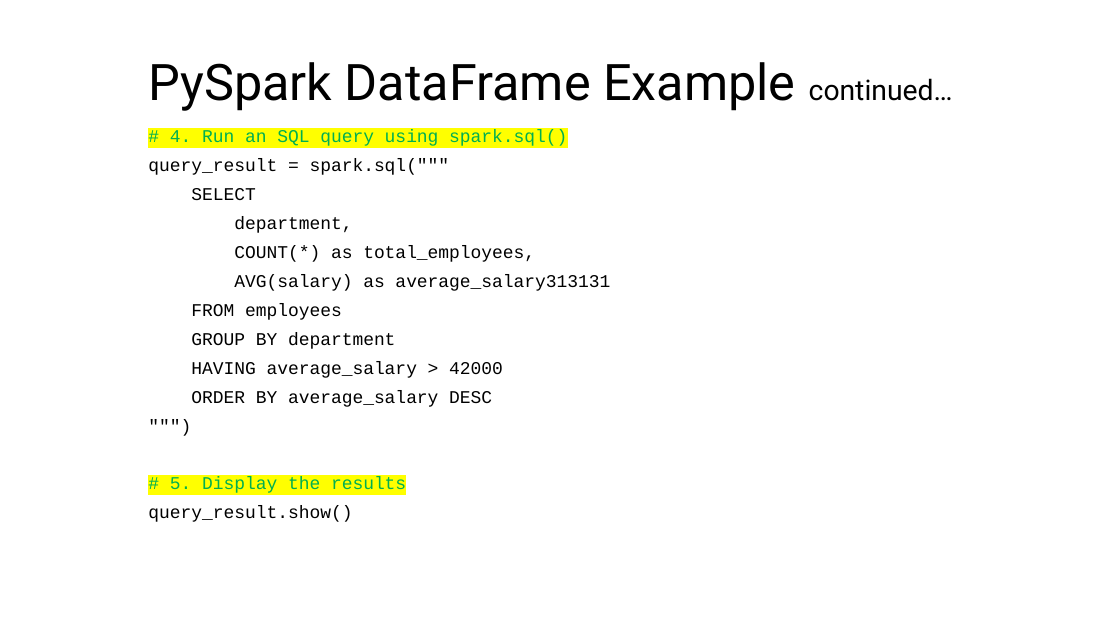
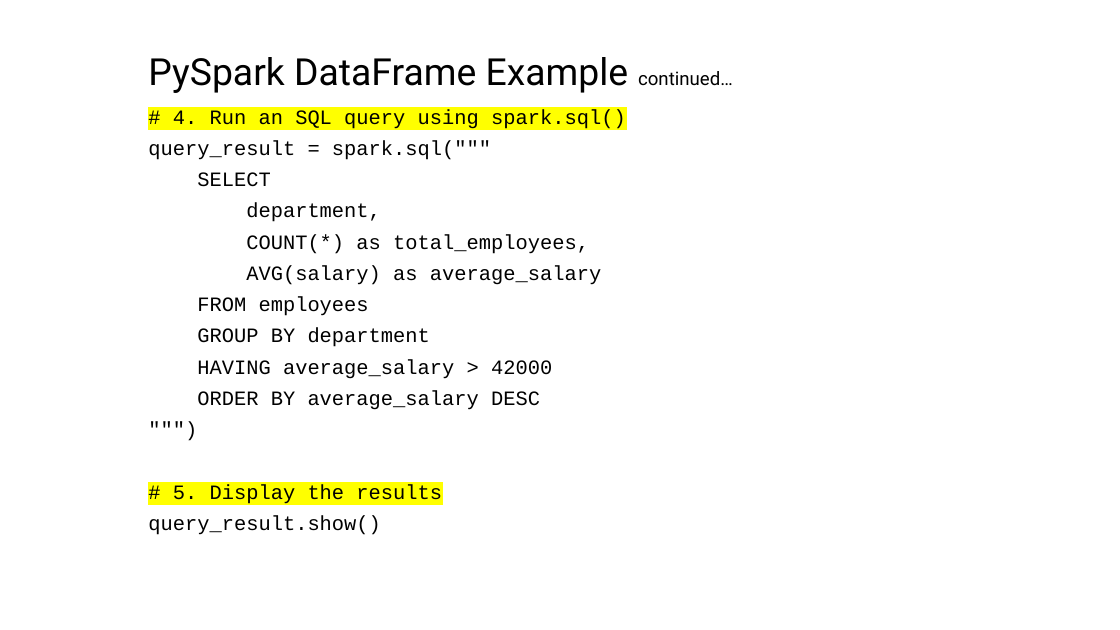
Before and after one commit to mahmoudparsian/big-data-modeling, a slide deck: slide 32 of course_outine_10_weeks/Course_Outline_Big_Data_Modeling.pptx (slide 31 before the commit). Drawn at 1120x630 pixels with LibreOffice and Linux fonts; fonts in the diff are those of the drawing; background and template pictures are left out. Boxes give left, top, right and bottom in pixels: in the first picture for what was removed or moved away, otherwise in the second. Text is boxed around its words. In the diff, an @@ line names an element or a change of style, - is before the commit and + after.

```diff
--- a/course_outine_10_weeks/Course_Outline_Big_Data_Modeling.pptx
+++ b/course_outine_10_weeks/Course_Outline_Big_Data_Modeling.pptx
@@ title "PySpark DataFrame Example continued…" at [148,57,733,93]: size 43.2 to 32 pt in "PySpark DataFrame Example"; size 24.3 to 16 pt in "continued…" @@
@@ subtitle "# 4. Run an SQL ...": place and size @@
-subtitle "# 4. Run an SQL ..." at [148,130,610,522]
+subtitle "# 4. Run an SQL ..." at [148,109,626,535]
@@ subtitle at [148,109,626,535]: size 15.4 to 17.5 pt in "# 4. Run an SQL query using ...", "query_result = spark.sql("""", "SELECT", "department," and 8 more places; text colour #00B050 to #000000 in "# 4. Run an SQL query using ...", "# 5. Display the results" @@
@@ subtitle at [246,265,601,285]: text changed; size 15.4 to 17.5 pt @@
-AVG(salary) as average_salary313131
+AVG(salary) as average_salary
```
Also in this commit, not shown: 3 other slides changed, 1 slide added, 1 other file.
